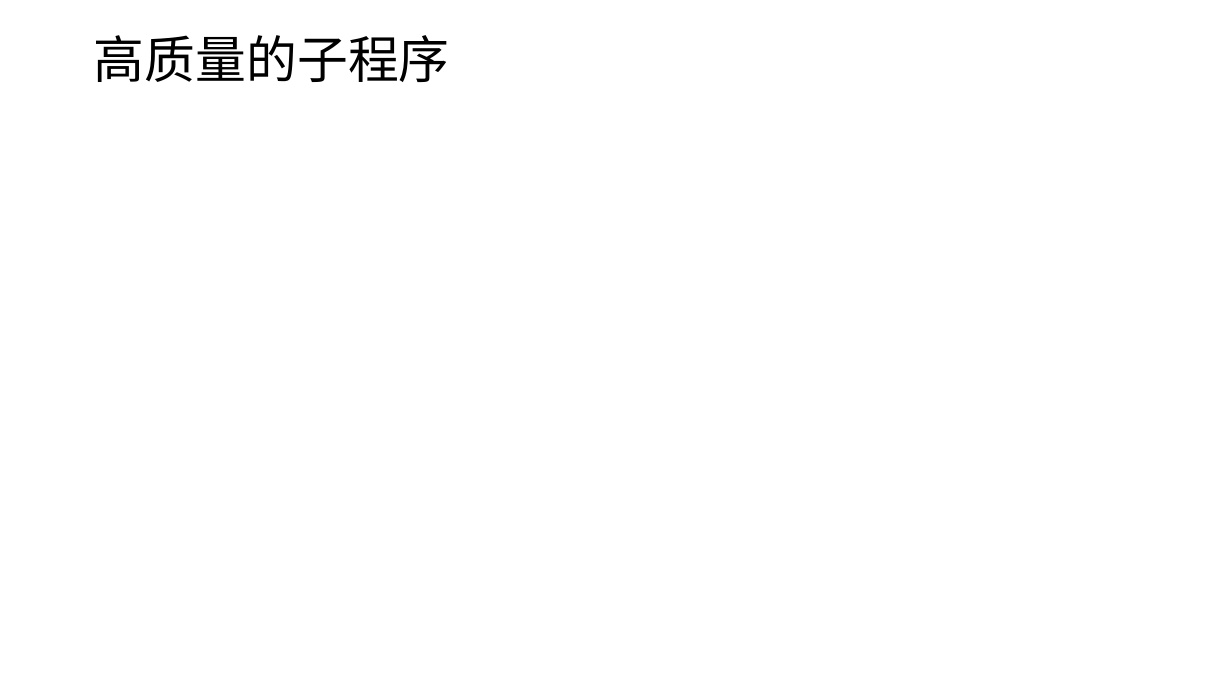
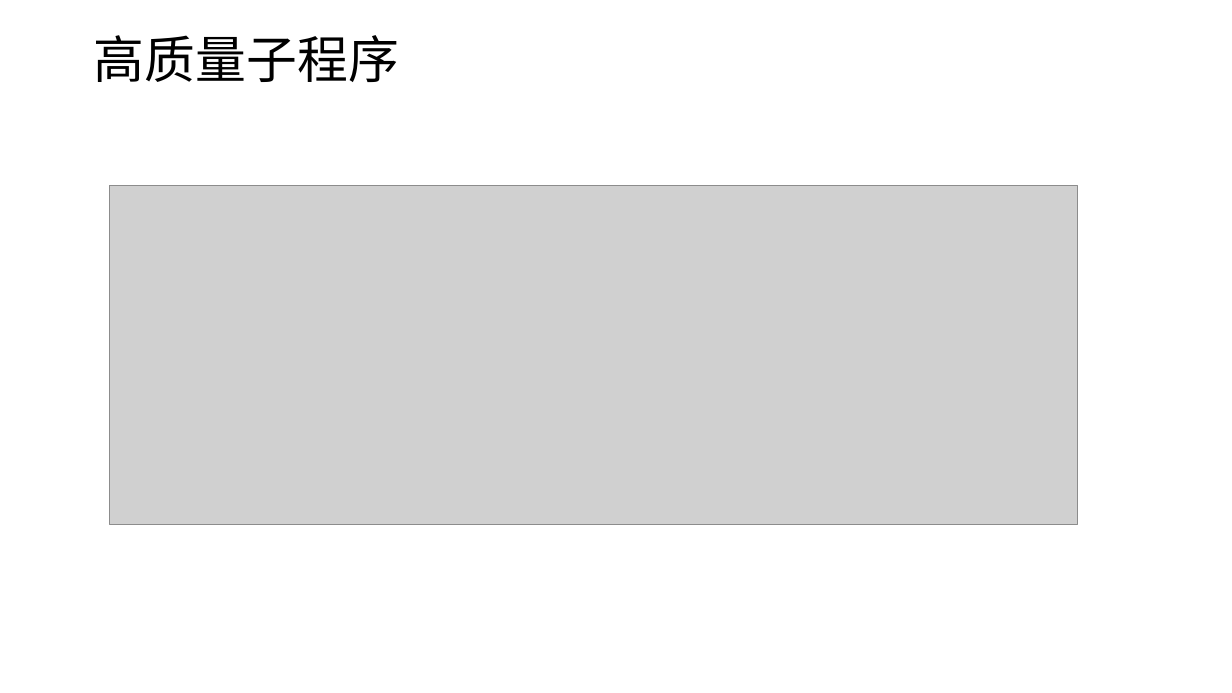
Before and after one commit to wswz963852/image, a slide deck: slide 1 of 演示文稿1.pptx (slide 2 before the commit). Drawn at 1232x693 pixels with LibreOffice and Linux fonts; fonts in the diff are those of the drawing; grey boxes stand for pictures. Boxes give left, top, right and bottom in pixels: in the first picture for what was removed or moved away, otherwise in the second. Text is boxed around its words. In the diff, an @@ line names an element or a change of style, - is before the commit and + after.

```diff
--- a/演示文稿1.pptx
+++ b/演示文稿1.pptx
@@ title at (94, 35, 399, 82): text changed @@
-高质量的子程序
+高质量子程序
@@ picture added at (109, 186, 1078, 524) @@
```
Also in this commit, not shown: 1 other slide changed, 6 slides added, 1 slide removed.
